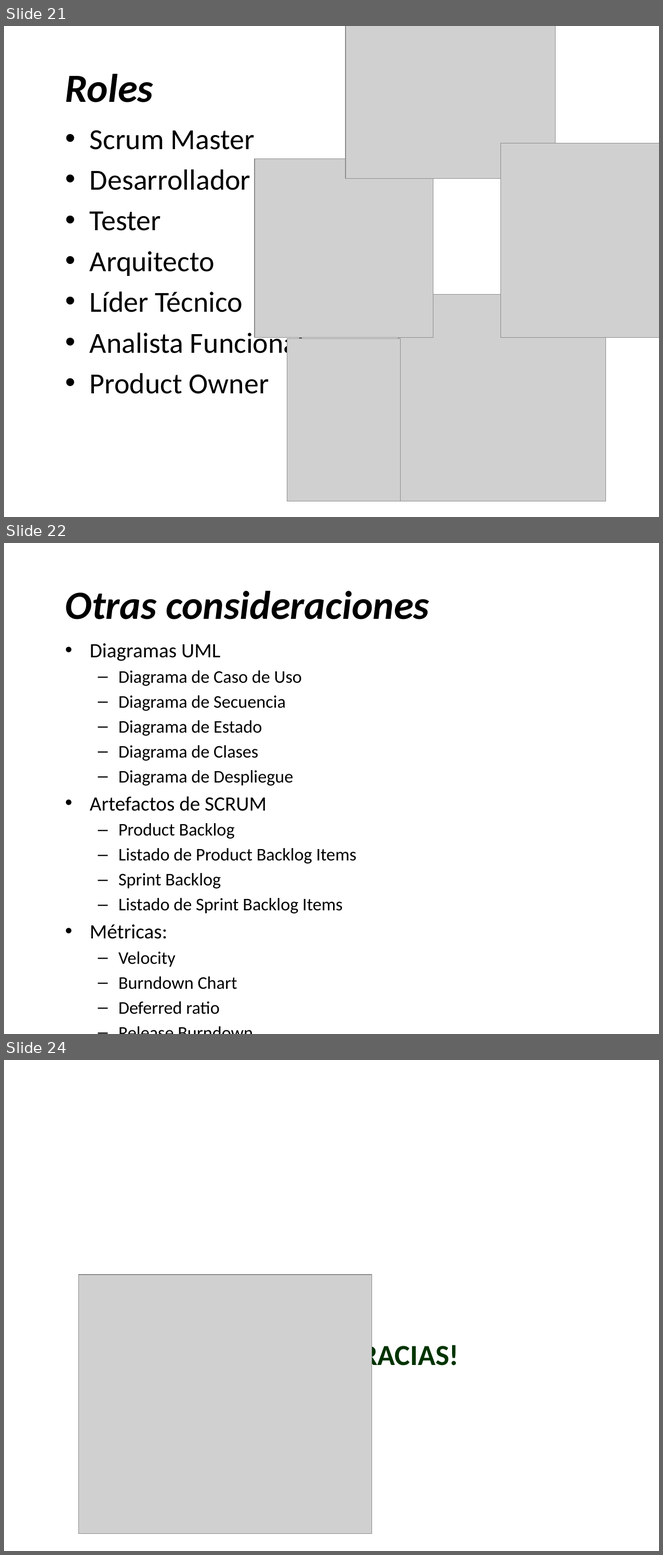
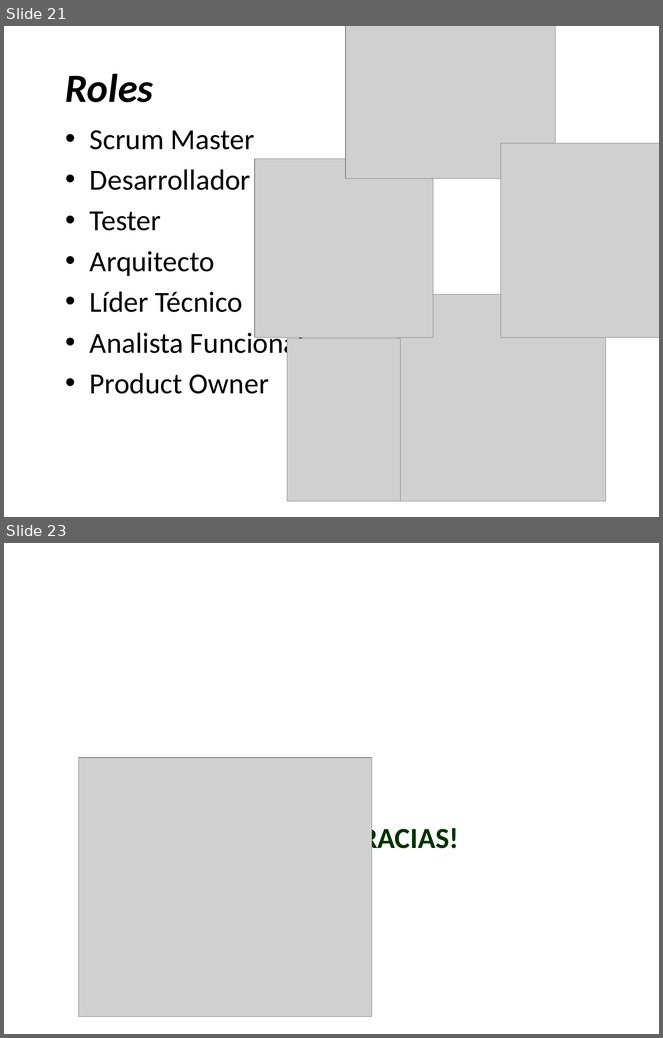
Before and after one commit to martinherr3/blpm, a slide deck: Docs/01-Relevamiento Inicial/Presentacion/PrimeraExposicion - Resumida.pptx. Shown one above the other, each under a label of ours: slides 21, 22 and 24 before the commit, slides 21 and 23 after it; the slides between them are not shown. The pictures are 663x1555 and 663x1038 pixels, drawn with LibreOffice and Linux fonts; fonts in the diff are those of the drawing; grey boxes stand for pictures; background and template pictures are left out. Boxes give left, top, right and bottom in pixels: in the first picture for what was removed or moved away, otherwise in the second. Text is boxed around its words. In the diff, an @@ line names an element or a change of style, - is before the commit and + after.

```diff
--- a/Docs/01-Relevamiento Inicial/Presentacion/PrimeraExposicion - Resumida.pptx
+++ b/Docs/01-Relevamiento Inicial/Presentacion/PrimeraExposicion - Resumida.pptx
@@ slide 22 removed at [4,543,659,1034], background picture (left out) @@
@@ title removed at [65,591,429,619] @@
-Otras consideraciones
@@ text removed at [90,643,357,990] @@
-• Diagramas UML
-  – Diagrama de Caso de Uso
-  – Diagrama de Secuencia
-  – Diagrama de Estado
-  – Diagrama de Clases
-  – Diagrama de Despliegue
-• Artefactos de SCRUM
-  – Product Backlog
-  – Listado de Product Backlog Items
-  – Sprint Backlog
-  – Listado de Sprint Backlog Items
-• Métricas:
-  – Velocity
-  – Burndown Chart
-  – Deferred ratio
-  – Release Burndown
@@ what was slide 24 is now slide 23 @@
```
Also in this commit, not shown: 6 slides changed.
